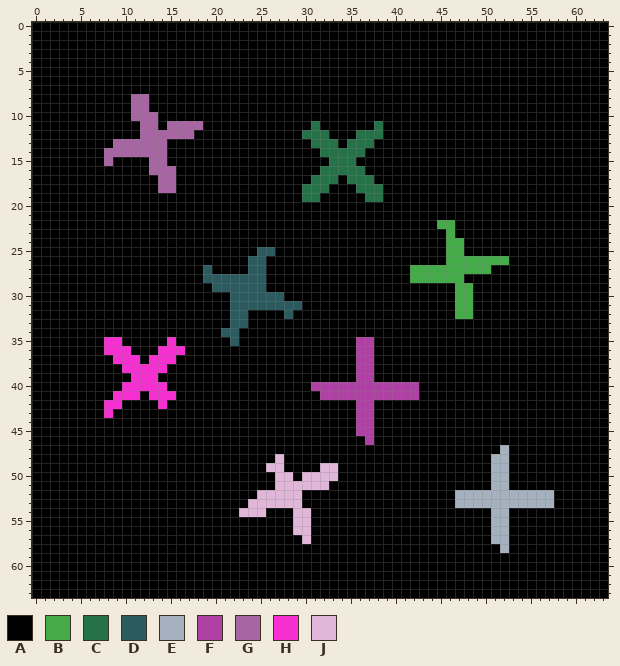
Pixel-art sprite -- garibaldi/opencv-rust/components.png. The picture above is the old version.
The file is 64x64 pixels.
Palette (. is transparent): A #000000  B #45aa48  C #267248  D #2b5b5e  E #a6b1c0  F #b041a4  G #a865a3  H #f62fd1  J #e1b7d9
Pixels before, first column x 0:
 0 AAAAAAAAAAAAAAAAAAAAAAAAAAAAAAAAAAAAAAAAAAAAAAAAAAAAAAAAAAAAAAAA
 1 AAAAAAAAAAAAAAAAAAAAAAAAAAAAAAAAAAAAAAAAAAAAAAAAAAAAAAAAAAAAAAAA
 2 AAAAAAAAAAAAAAAAAAAAAAAAAAAAAAAAAAAAAAAAAAAAAAAAAAAAAAAAAAAAAAAA
 3 AAAAAAAAAAAAAAAAAAAAAAAAAAAAAAAAAAAAAAAAAAAAAAAAAAAAAAAAAAAAAAAA
 4 AAAAAAAAAAAAAAAAAAAAAAAAAAAAAAAAAAAAAAAAAAAAAAAAAAAAAAAAAAAAAAAA
 5 AAAAAAAAAAAAAAAAAAAAAAAAAAAAAAAAAAAAAAAAAAAAAAAAAAAAAAAAAAAAAAAA
 6 AAAAAAAAAAAAAAAAAAAAAAAAAAAAAAAAAAAAAAAAAAAAAAAAAAAAAAAAAAAAAAAA
 7 AAAAAAAAAAAAAAAAAAAAAAAAAAAAAAAAAAAAAAAAAAAAAAAAAAAAAAAAAAAAAAAA
 8 AAAAAAAAAAAGGAAAAAAAAAAAAAAAAAAAAAAAAAAAAAAAAAAAAAAAAAAAAAAAAAAA
 9 AAAAAAAAAAAGGAAAAAAAAAAAAAAAAAAAAAAAAAAAAAAAAAAAAAAAAAAAAAAAAAAA
10 AAAAAAAAAAAGGGAAAAAAAAAAAAAAAAAAAAAAAAAAAAAAAAAAAAAAAAAAAAAAAAAA
11 AAAAAAAAAAAAGGAGGGGAAAAAAAAAAAACAAAAAACAAAAAAAAAAAAAAAAAAAAAAAAA
12 AAAAAAAAAAAAGGGGGGAAAAAAAAAAAACCCAAACCCAAAAAAAAAAAAAAAAAAAAAAAAA
13 AAAAAAAAAGGGGGGAAAAAAAAAAAAAAAACCCACCCAAAAAAAAAAAAAAAAAAAAAAAAAA
14 AAAAAAAAGGGGGGGAAAAAAAAAAAAAAAAACCCCCAAAAAAAAAAAAAAAAAAAAAAAAAAA
15 AAAAAAAAGAAAAGGAAAAAAAAAAAAAAAAAACCCAAAAAAAAAAAAAAAAAAAAAAAAAAAA
16 AAAAAAAAAAAAAGGGAAAAAAAAAAAAAAAACCCCCAAAAAAAAAAAAAAAAAAAAAAAAAAA
17 AAAAAAAAAAAAAAGGAAAAAAAAAAAAAAACCCACCCAAAAAAAAAAAAAAAAAAAAAAAAAA
18 AAAAAAAAAAAAAAGGAAAAAAAAAAAAAACCCAAACCCAAAAAAAAAAAAAAAAAAAAAAAAA
19 AAAAAAAAAAAAAAAAAAAAAAAAAAAAAACCAAAAACCAAAAAAAAAAAAAAAAAAAAAAAAA
20 AAAAAAAAAAAAAAAAAAAAAAAAAAAAAAAAAAAAAAAAAAAAAAAAAAAAAAAAAAAAAAAA
21 AAAAAAAAAAAAAAAAAAAAAAAAAAAAAAAAAAAAAAAAAAAAAAAAAAAAAAAAAAAAAAAA
22 AAAAAAAAAAAAAAAAAAAAAAAAAAAAAAAAAAAAAAAAAAAAABBAAAAAAAAAAAAAAAAA
23 AAAAAAAAAAAAAAAAAAAAAAAAAAAAAAAAAAAAAAAAAAAAAABAAAAAAAAAAAAAAAAA
24 AAAAAAAAAAAAAAAAAAAAAAAAAAAAAAAAAAAAAAAAAAAAAABBAAAAAAAAAAAAAAAA
25 AAAAAAAAAAAAAAAAAAAAAAAAADDAAAAAAAAAAAAAAAAAAABBAAAAAAAAAAAAAAAA
26 AAAAAAAAAAAAAAAAAAAAAAAADDAAAAAAAAAAAAAAAAAAAABBBBBBBAAAAAAAAAAA
27 AAAAAAAAAAAAAAAAAAADAAAADDAAAAAAAAAAAAAAAABBBBBBBBBAAAAAAAAAAAAA
28 AAAAAAAAAAAAAAAAAAADDDDDDDAAAAAAAAAAAAAAAABBBBBBAAAAAAAAAAAAAAAA
29 AAAAAAAAAAAAAAAAAAAADDDDDDAAAAAAAAAAAAAAAAAAAAABBAAAAAAAAAAAAAAA
30 AAAAAAAAAAAAAAAAAAAAAADDDDDDAAAAAAAAAAAAAAAAAAABBAAAAAAAAAAAAAAA
31 AAAAAAAAAAAAAAAAAAAAAADDDDDDDDAAAAAAAAAAAAAAAAABBAAAAAAAAAAAAAAA
32 AAAAAAAAAAAAAAAAAAAAAADDAAAADAAAAAAAAAAAAAAAAAABBAAAAAAAAAAAAAAA
33 AAAAAAAAAAAAAAAAAAAAAADDAAAAAAAAAAAAAAAAAAAAAAAAAAAAAAAAAAAAAAAA
34 AAAAAAAAAAAAAAAAAAAAADDAAAAAAAAAAAAAAAAAAAAAAAAAAAAAAAAAAAAAAAAA
35 AAAAAAAAHHAAAAAHAAAAAADAAAAAAAAAAAAAFFAAAAAAAAAAAAAAAAAAAAAAAAAA
36 AAAAAAAAHHHAAAHHHAAAAAAAAAAAAAAAAAAAFFAAAAAAAAAAAAAAAAAAAAAAAAAA
37 AAAAAAAAAHHHAHHHAAAAAAAAAAAAAAAAAAAAFFAAAAAAAAAAAAAAAAAAAAAAAAAA
38 AAAAAAAAAAHHHHHAAAAAAAAAAAAAAAAAAAAAFFAAAAAAAAAAAAAAAAAAAAAAAAAA
39 AAAAAAAAAAAHHHAAAAAAAAAAAAAAAAAAAAAAFFAAAAAAAAAAAAAAAAAAAAAAAAAA
40 AAAAAAAAAAHHHHHAAAAAAAAAAAAAAAAFFFFFFFFFFFFAAAAAAAAAAAAAAAAAAAAA
41 AAAAAAAAAHHHAHHHAAAAAAAAAAAAAAAAFFFFFFFFFFFAAAAAAAAAAAAAAAAAAAAA
42 AAAAAAAAHHAAAAHAAAAAAAAAAAAAAAAAAAAAFFAAAAAAAAAAAAAAAAAAAAAAAAAA
43 AAAAAAAAHAAAAAAAAAAAAAAAAAAAAAAAAAAAFFAAAAAAAAAAAAAAAAAAAAAAAAAA
44 AAAAAAAAAAAAAAAAAAAAAAAAAAAAAAAAAAAAFFAAAAAAAAAAAAAAAAAAAAAAAAAA
45 AAAAAAAAAAAAAAAAAAAAAAAAAAAAAAAAAAAAFFAAAAAAAAAAAAAAAAAAAAAAAAAA
46 AAAAAAAAAAAAAAAAAAAAAAAAAAAAAAAAAAAAAFAAAAAAAAAAAAAAAAAAAAAAAAAA
47 AAAAAAAAAAAAAAAAAAAAAAAAAAAAAAAAAAAAAAAAAAAAAAAAAAAAEAAAAAAAAAAA
48 AAAAAAAAAAAAAAAAAAAAAAAAAAAJAAAAAAAAAAAAAAAAAAAAAAAEEAAAAAAAAAAA
49 AAAAAAAAAAAAAAAAAAAAAAAAAAJJAAAAJJAAAAAAAAAAAAAAAAAEEAAAAAAAAAAA
50 AAAAAAAAAAAAAAAAAAAAAAAAAAAJJAJJJJAAAAAAAAAAAAAAAAAEEAAAAAAAAAAA
51 AAAAAAAAAAAAAAAAAAAAAAAAAAAJJJJJJAAAAAAAAAAAAAAAAAAEEAAAAAAAAAAA
52 AAAAAAAAAAAAAAAAAAAAAAAAAJJJJJAAAAAAAAAAAAAAAAAEEEEEEEEEEEAAAAAA
53 AAAAAAAAAAAAAAAAAAAAAAAAJJJJJJAAAAAAAAAAAAAAAAAEEEEEEEEEEEAAAAAA
54 AAAAAAAAAAAAAAAAAAAAAAAJJJAAAJJAAAAAAAAAAAAAAAAAAAAEEAAAAAAAAAAA
55 AAAAAAAAAAAAAAAAAAAAAAAAAAAAAJJAAAAAAAAAAAAAAAAAAAAEEAAAAAAAAAAA
56 AAAAAAAAAAAAAAAAAAAAAAAAAAAAAJJAAAAAAAAAAAAAAAAAAAAEEAAAAAAAAAAA
57 AAAAAAAAAAAAAAAAAAAAAAAAAAAAAAJAAAAAAAAAAAAAAAAAAAAEEAAAAAAAAAAA
58 AAAAAAAAAAAAAAAAAAAAAAAAAAAAAAAAAAAAAAAAAAAAAAAAAAAAEAAAAAAAAAAA
59 AAAAAAAAAAAAAAAAAAAAAAAAAAAAAAAAAAAAAAAAAAAAAAAAAAAAAAAAAAAAAAAA
60 AAAAAAAAAAAAAAAAAAAAAAAAAAAAAAAAAAAAAAAAAAAAAAAAAAAAAAAAAAAAAAAA
61 AAAAAAAAAAAAAAAAAAAAAAAAAAAAAAAAAAAAAAAAAAAAAAAAAAAAAAAAAAAAAAAA
62 AAAAAAAAAAAAAAAAAAAAAAAAAAAAAAAAAAAAAAAAAAAAAAAAAAAAAAAAAAAAAAAA
63 AAAAAAAAAAAAAAAAAAAAAAAAAAAAAAAAAAAAAAAAAAAAAAAAAAAAAAAAAAAAAAAA
The same view after the edit:
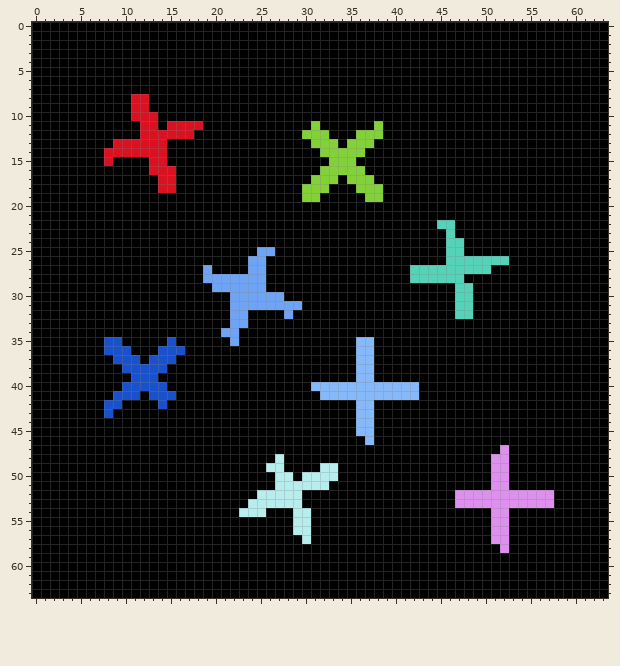
Change:
colour B: #45aa48 -> #54d3b9
colour C: #267248 -> #83d139
colour D: #2b5b5e -> #6fa3f3
colour E: #a6b1c0 -> #dd90ee
colour F: #b041a4 -> #86b9fa
colour G: #a865a3 -> #d91121
colour H: #f62fd1 -> #1951cc
colour J: #e1b7d9 -> #b7eded
